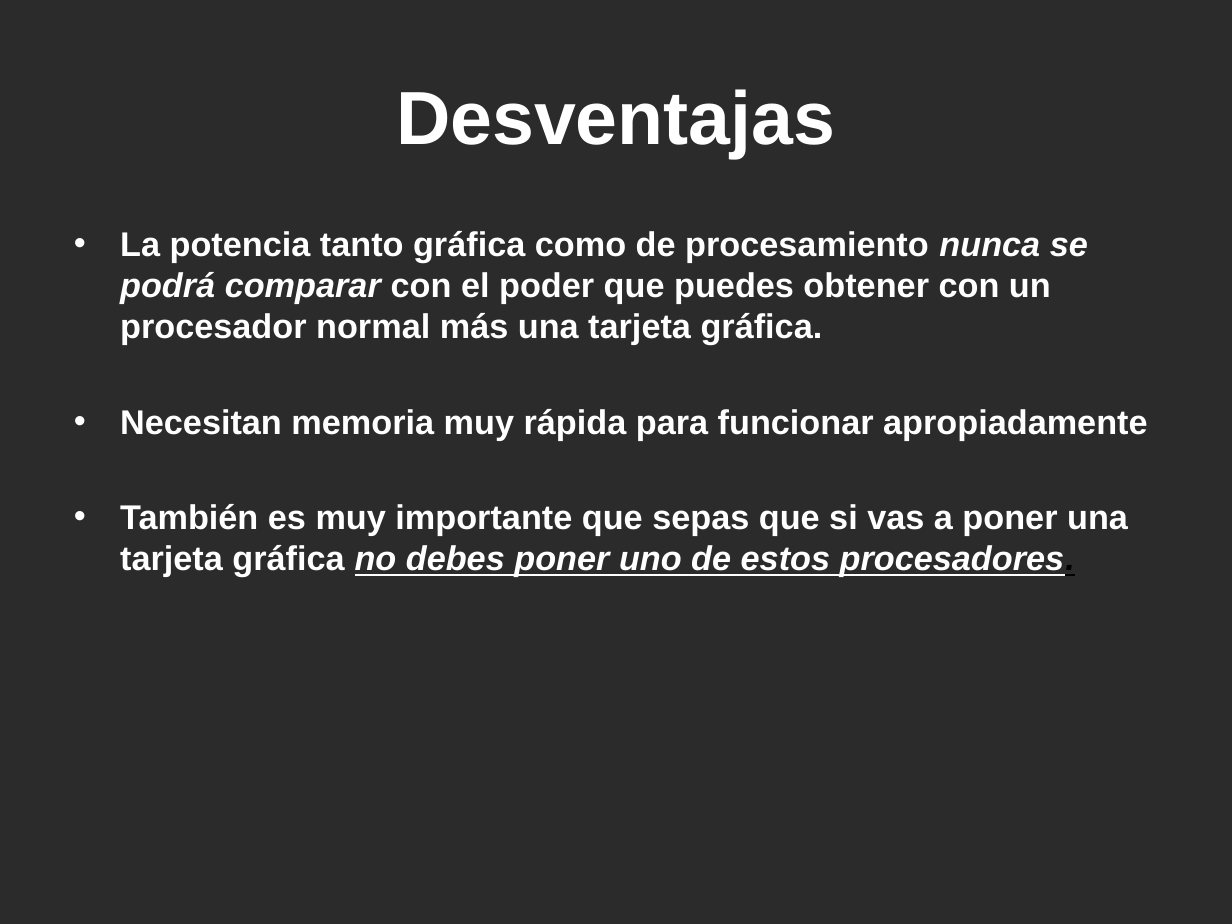
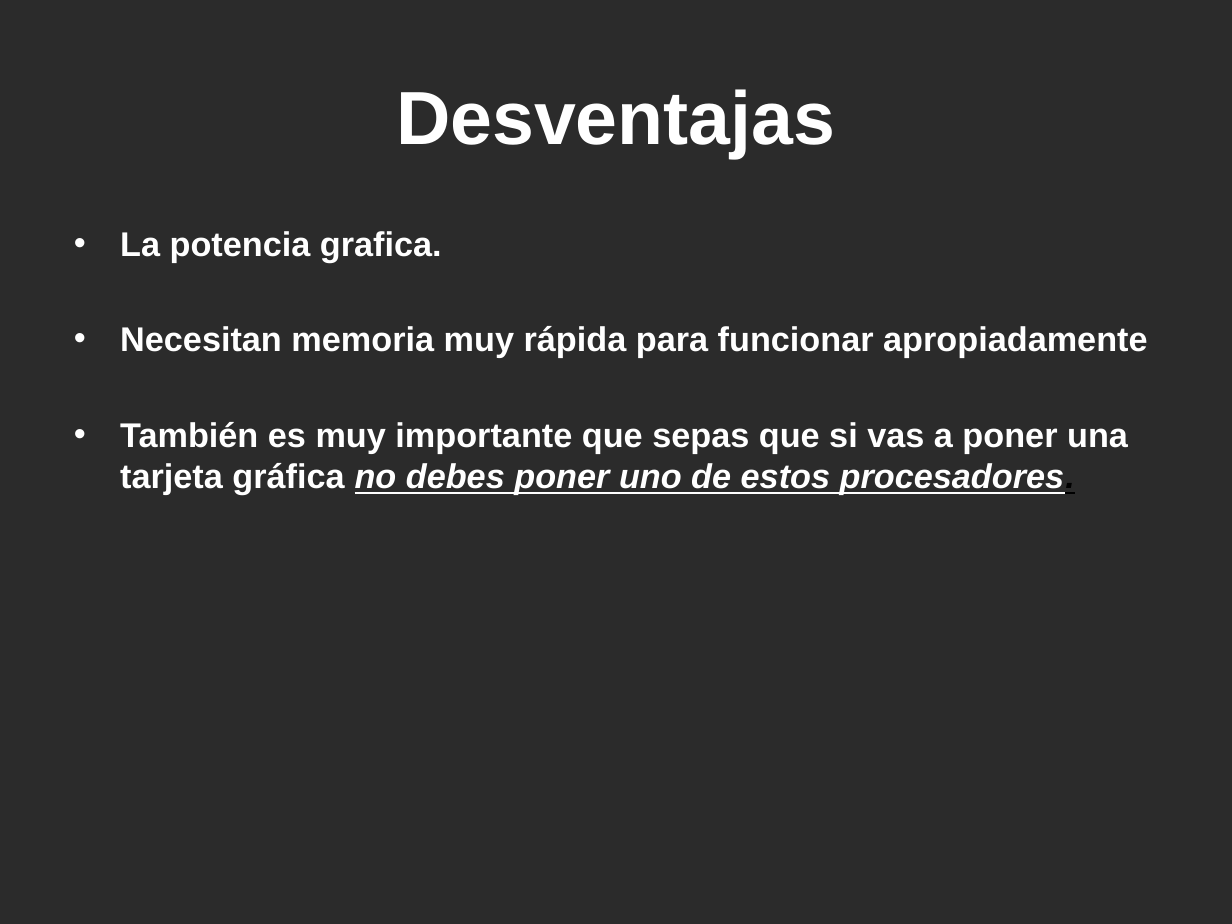
Before and after one commit to 05andres/ArqComp2-2017, a slide deck: slide 8 of exposición/exp arqui.pptx. Drawn at 1232x924 pixels with LibreOffice and Linux fonts; fonts in the diff are those of the drawing; background and template pictures are left out; a plain dark background stands for a picture behind light text. Boxes give left, top, right and bottom in pixels: in the first picture for what was removed or moved away, otherwise in the second. Text is boxed around its words. In the diff, an @@ line names an element or a change of style, - is before the commit and + after.

```diff
--- a/exposición/exp arqui.pptx
+++ b/exposición/exp arqui.pptx
@@ text at [120,231,442,262]: text changed @@
-• La potencia tanto gráfica como de procesamiento nunca se podrá comparar con el poder que puedes obtener con un procesador normal más una tarjeta gráfica.
+• La potencia grafica.
```
Also in this commit, not shown: 2 other slides changed.
